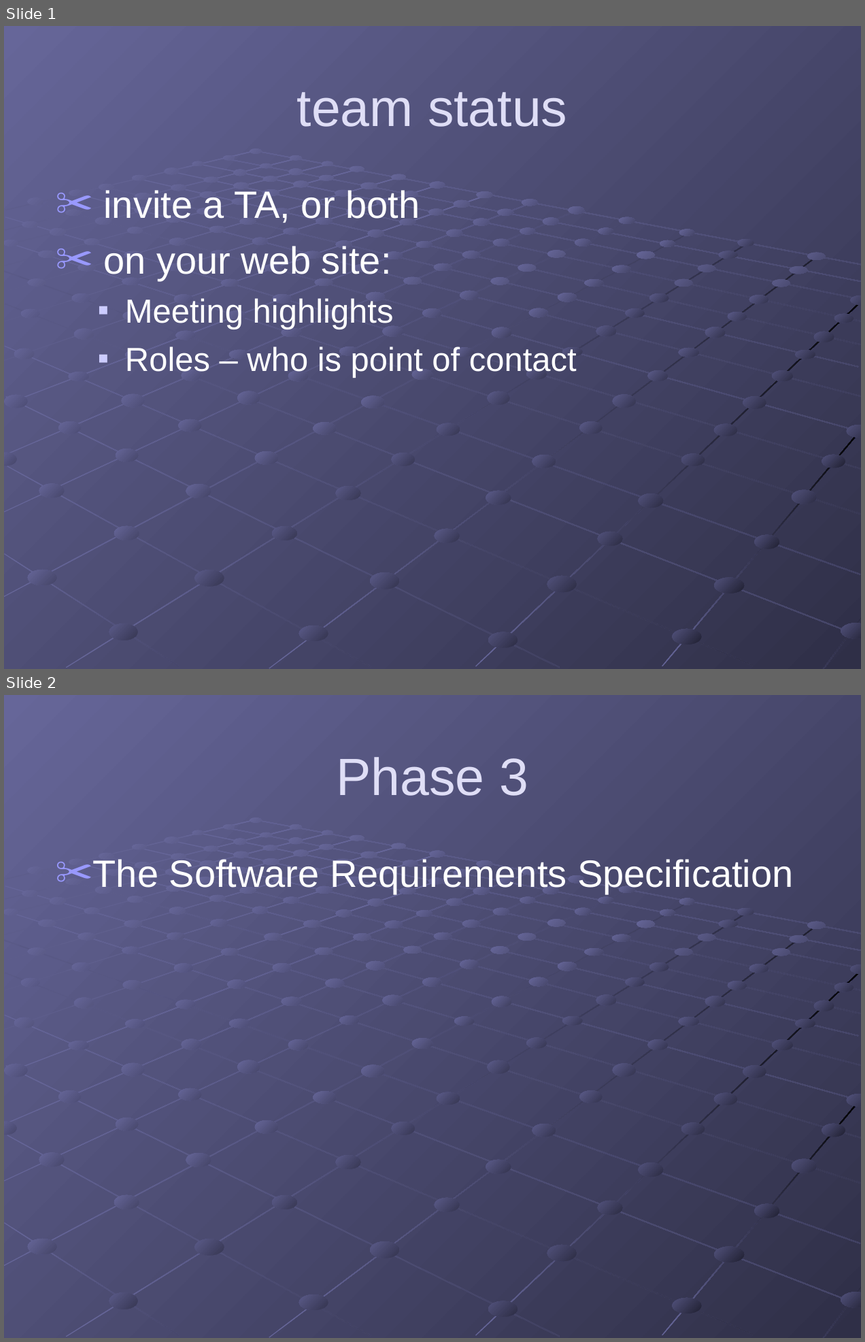
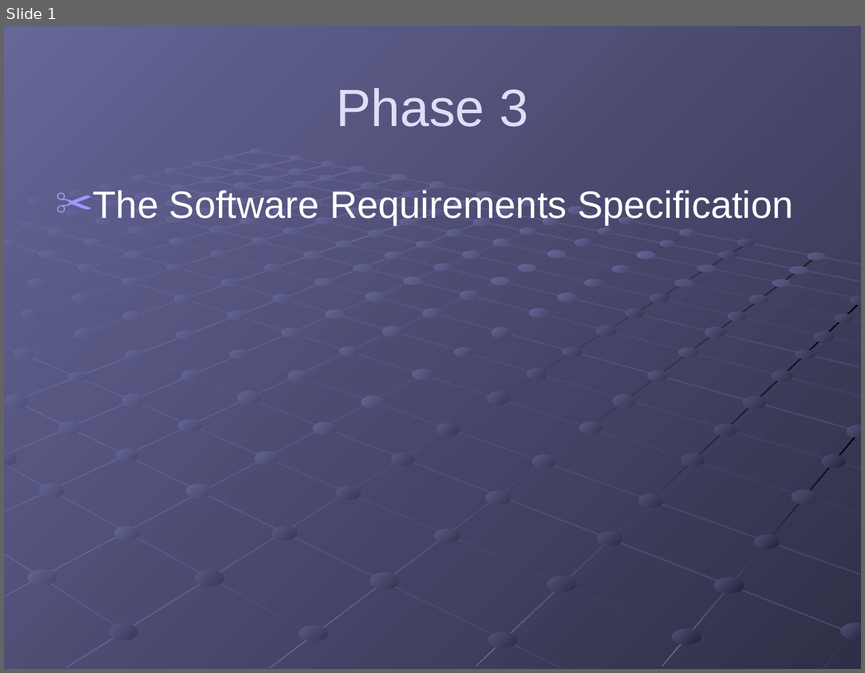
Before and after one commit to ChrisJamison/seminar_cnpm, a slide deck: Slide/2_Đặc tả phần mềm/SW Specifications 2.ppt. Shown one above the other, each under a label of ours: slides 1 and 2 before the commit, slide 1 after it. The pictures are 865x1342 and 865x673 pixels, drawn with LibreOffice and Linux fonts; fonts in the diff are those of the drawing. Boxes give left, top, right and bottom in pixels: in the first picture for what was removed or moved away, otherwise in the second. Text is boxed around its words. In the diff, an @@ line names an element or a change of style, - is before the commit and + after.

```diff
--- a/Slide/2_Đặc tả phần mềm/SW Specifications 2.ppt
+++ b/Slide/2_Đặc tả phần mềm/SW Specifications 2.ppt
@@ slide 1 removed at bbox=[4, 26, 861, 669], background gradient #666699 to #2F2F47; not listed: 215 template elements that a slide beside it also shows @@
@@ title removed at bbox=[297, 92, 567, 127] @@
-team status
@@ text removed at bbox=[104, 190, 577, 378] @@
-✂ invite a TA, or both
-✂ on your web site:
-  ■ Meeting highlights
-  ■ Roles – who is point of contact
@@ what was slide 2 is now slide 1 @@
```
Also in this commit, not shown: 1 slide changed, 7 other files.
